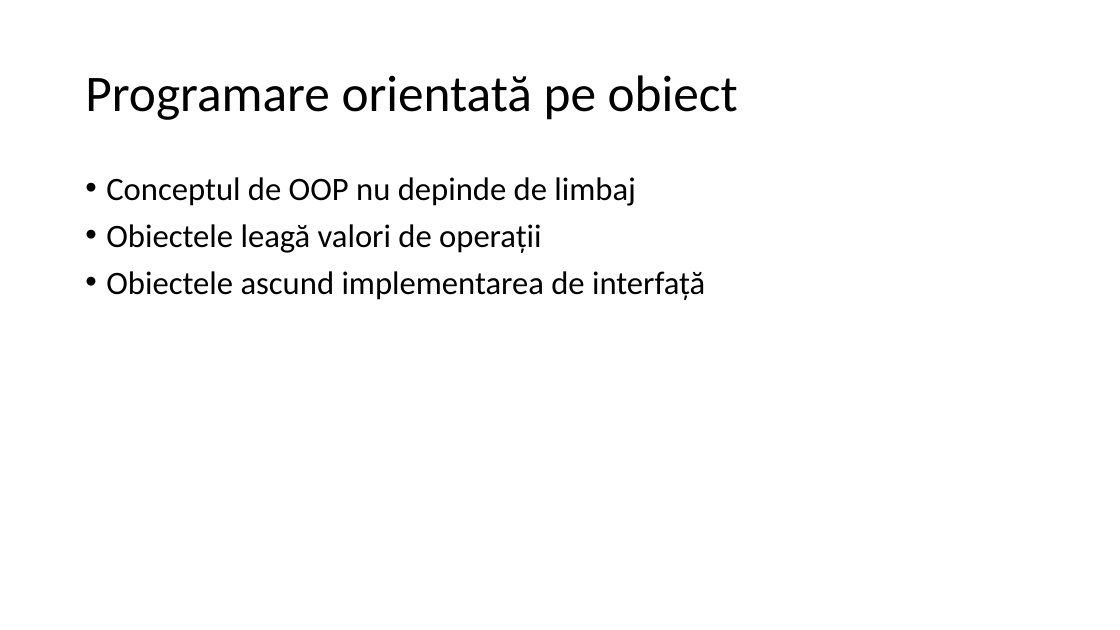
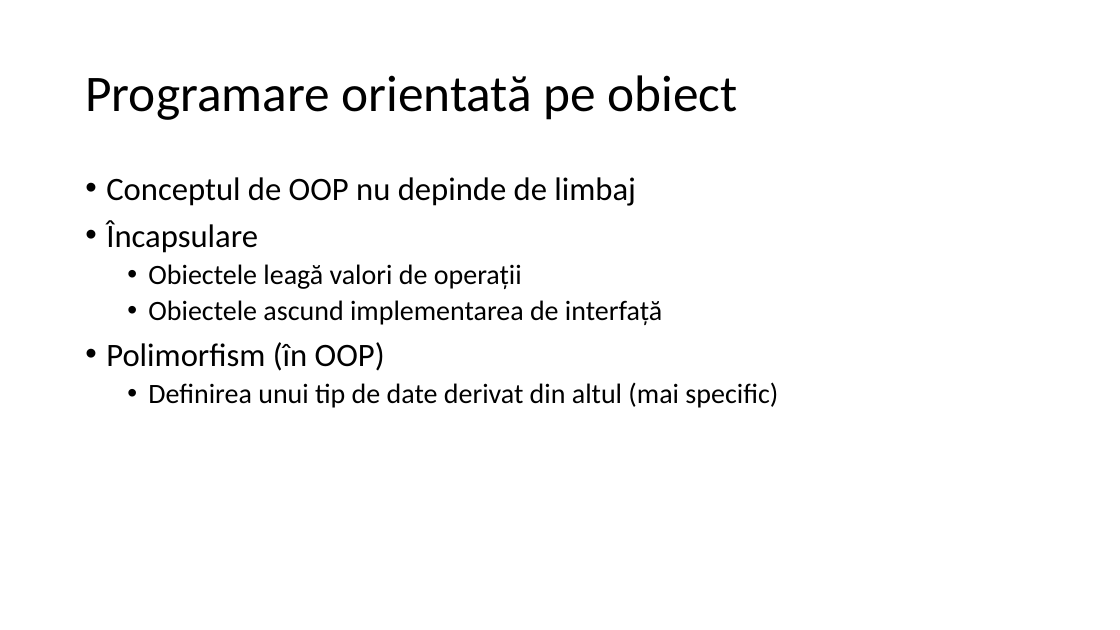
Before and after one commit to lnicola/acpp14, a slide deck: slide 27 of day1/Advanced C++ Day 1.pptx (slide 18 before the commit). Drawn at 1120x630 pixels with LibreOffice and Linux fonts; fonts in the diff are those of the drawing. Boxes give left, top, right and bottom in pixels: in the first picture for what was removed or moved away, otherwise in the second. Text is boxed around its words. In the diff, an @@ line names an element or a change of style, - is before the commit and + after.

```diff
--- a/day1/Advanced C++ Day 1.pptx
+++ b/day1/Advanced C++ Day 1.pptx
@@ text at [106,220,258,253]: paragraph added @@
+• Încapsulare
@@ text at [148,264,662,325]: size 28 to 24 pt in "Obiectele leagă valori de operații", "Obiectele ascund implementarea de interfață"; list level 1 to 2 in "Obiectele leagă valori de operații"; list level 1 to 2 in "Obiectele ascund implementarea de interfață" @@
@@ text at [106,342,778,408]: paragraphs added @@
+• Polimorfism (în OOP)
+  • Definirea unui tip de date derivat din altul (mai specific)
```
Also in this commit, not shown: 6 other slides changed, 16 slides added.
